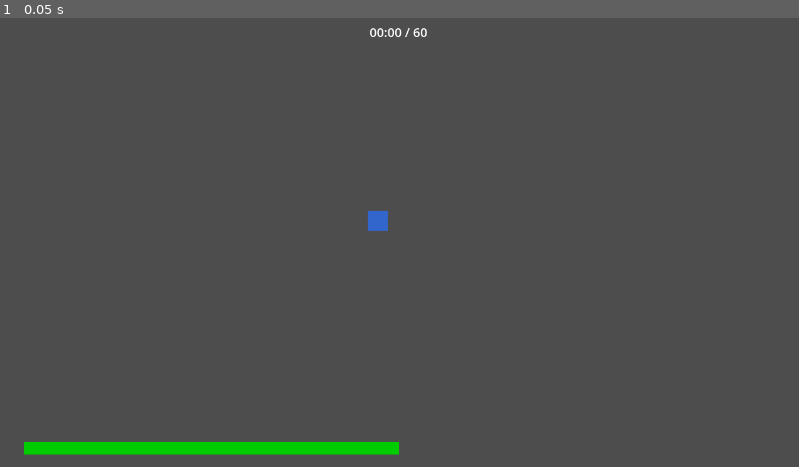
Above: before the commit, frame 1.
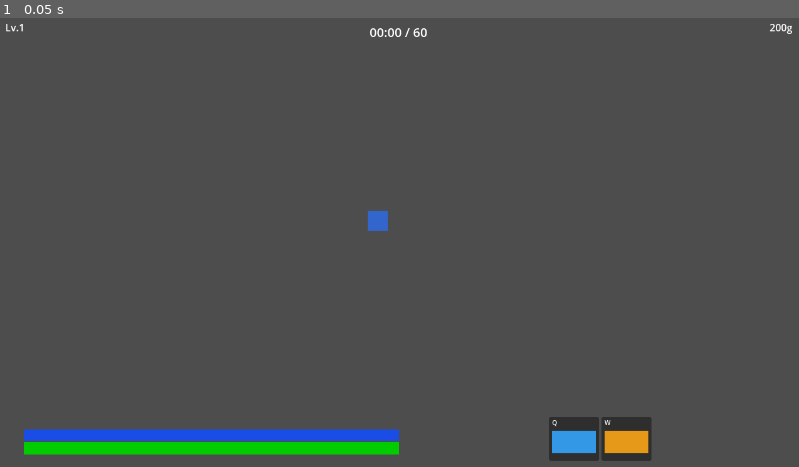
Above: after the commit, the same moment.

Repository: zhistokoepvpp-ctrl/hero-chaos
Game: Godot game, scene res://Scenes/Arena.tscn
Same seed, same stepped clock (60 frames per second), same inputs: the game is played once before the commit and once after it. This scene is started directly instead of the project's main scene.
Inputs:
- Up to frame 1 (0.05 s): no input

The runs differ from the first frame. In frame 1, 2.5% of the frame differs, in the area x 0-100%, y 1-99%.

Commit message:
phase2: hero select + 10 hero scripts (Q/W abilities) + arena HUD

Diff:
--- a/game/Scenes/Arena.tscn
+++ b/game/Scenes/Arena.tscn
@@ -32,6 +32,31 @@
 horizontal_alignment = 1
 theme_override_font_sizes/font_size = 20
 
+[node name="LevelLabel" type="Label" parent="."]
+layout_mode = 0
+offset_left = 10
+offset_top = 5
+offset_right = 200
+offset_bottom = 30
+text = "Lv.1"
+theme_override_font_sizes/font_size = 16
+
+[node name="HpBg" type="ColorRect" parent="."]
+layout_mode = 0
+offset_left = 40
+offset_top = 680
+offset_right = 640
+offset_bottom = 700
+color = Color(0.2, 0.2, 0.2, 1)
+
+[node name="ManaBg" type="ColorRect" parent="."]
+layout_mode = 0
+offset_left = 40
+offset_top = 660
+offset_right = 640
+offset_bottom = 678
+color = Color(0.15, 0.15, 0.2, 1)
+
 [node name="HpBar" type="ColorRect" parent="."]
 layout_mode = 0
 offset_left = 40
@@ -40,11 +65,87 @@
 offset_bottom = 700
 color = Color(0, 0.8, 0, 1)
 
-[node name="HpBg" type="ColorRect" parent="."]
+[node name="ManaBar" type="ColorRect" parent="."]
 layout_mode = 0
 offset_left = 40
-offset_top = 680
+offset_top = 660
 offset_right = 640
-offset_bottom = 700
-color = Color(0.2, 0.2, 0.2, 1)
+offset_bottom = 678
+color = Color(0.1, 0.3, 0.9, 1)
+
+[node name="AbilityBox" type="HBoxContainer" parent="."]
+layout_mode = 0
+offset_left = 880
+offset_top = 640
+offset_right = 1240
+offset_bottom = 710
+
+[node name="QPanel" type="Panel" parent="AbilityBox"]
+custom_minimum_size = Vector2i(80, 60)
+size = Vector2i(80, 60)
+
+[node name="QLabel" type="Label" parent="AbilityBox/QPanel"]
+layout_mode = 0
+offset_left = 5
+offset_top = 2
+offset_right = 75
+offset_bottom = 22
+text = "Q"
+theme_override_font_sizes/font_size = 10
+
+[node name="QCooldownBar" type="ColorRect" parent="AbilityBox/QPanel"]
+layout_mode = 0
+offset_left = 5
+offset_top = 22
+offset_right = 75
+offset_bottom = 58
+color = Color(0.2, 0.6, 0.9, 1)
+
+[node name="QCooldownBg" type="ColorRect" parent="AbilityBox/QPanel"]
+layout_mode = 0
+offset_left = 5
+offset_top = 22
+offset_right = 75
+offset_bottom = 58
+color = Color(0.1, 0.1, 0.1, 1)
 show_behind_parent = true
+
+[node name="WPanel" type="Panel" parent="AbilityBox"]
+custom_minimum_size = Vector2i(80, 60)
+size = Vector2i(80, 60)
+
+[node name="WLabel" type="Label" parent="AbilityBox/WPanel"]
+layout_mode = 0
+offset_left = 5
+offset_top = 2
+offset_right = 75
+offset_bottom = 22
+text = "W"
+theme_override_font_sizes/font_size = 10
+
+[node name="WCooldownBar" type="ColorRect" parent="AbilityBox/WPanel"]
+layout_mode = 0
+offset_left = 5
+offset_top = 22
+offset_right = 75
+offset_bottom = 58
+color = Color(0.9, 0.6, 0.1, 1)
+
+[node name="WCooldownBg" type="ColorRect" parent="AbilityBox/WPanel"]
+layout_mode = 0
+offset_left = 5
+offset_top = 22
+offset_right = 75
+offset_bottom = 58
+color = Color(0.1, 0.1, 0.1, 1)
+show_behind_parent = true
+
+[node name="GoldLabel" type="Label" parent="."]
+layout_mode = 0
+offset_left = 1180
+offset_top = 5
+offset_right = 1270
+offset_bottom = 30
+text = "200g"
+horizontal_alignment = 2
+theme_override_font_sizes/font_size = 16
--- /dev/null
+++ b/game/Scenes/HeroSelect.tscn
@@ -0,0 +1,86 @@
+[gd_scene load_steps=2 format=3]
+
+[ext_resource type="Script" path="res://Scripts/UI/HeroSelectUI.gd" id="1"]
+
+[node name="HeroSelect" type="Control"]
+layout_mode = 3
+anchors_preset = 0
+size = Vector2i(1280, 720)
+script = ExtResource("1")
+
+[node name="TitleLabel" type="Label" parent="."]
+layout_mode = 0
+offset_left = 440
+offset_top = 20
+offset_right = 840
+offset_bottom = 60
+text = "SELECT YOUR HERO"
+horizontal_alignment = 1
+theme_override_font_sizes/font_size = 24
+
+[node name="TimerLabel" type="Label" parent="."]
+layout_mode = 0
+offset_left = 600
+offset_top = 70
+offset_right = 680
+offset_bottom = 110
+text = "30"
+horizontal_alignment = 1
+theme_override_font_sizes/font_size = 28
+
+[node name="HeroGrid" type="GridContainer" parent="."]
+layout_mode = 0
+offset_left = 40
+offset_top = 130
+offset_right = 840
+offset_bottom = 610
+columns = 5
+
+[node name="InfoPanel" type="Panel" parent="."]
+layout_mode = 0
+offset_left = 860
+offset_top = 130
+offset_right = 1240
+offset_bottom = 610
+
+[node name="SelectedName" type="Label" parent="InfoPanel"]
+layout_mode = 0
+offset_left = 20
+offset_top = 20
+offset_right = 360
+offset_bottom = 60
+text = ""
+theme_override_font_sizes/font_size = 22
+
+[node name="SelectedRole" type="Label" parent="InfoPanel"]
+layout_mode = 0
+offset_left = 20
+offset_top = 70
+offset_right = 360
+offset_bottom = 100
+text = ""
+
+[node name="StatsLabel" type="Label" parent="InfoPanel"]
+layout_mode = 0
+offset_left = 20
+offset_top = 120
+offset_right = 360
+offset_bottom = 300
+text = ""
+
+[node name="AbilityLabel" type="Label" parent="InfoPanel"]
+layout_mode = 0
+offset_left = 20
+offset_top = 310
+offset_right = 360
+offset_bottom = 430
+text = ""
+theme_override_font_sizes/font_size = 14
+
+[node name="BtnConfirm" type="Button" parent="."]
+layout_mode = 0
+offset_left = 540
+offset_top = 640
+offset_right = 740
+offset_bottom = 690
+text = "CONFIRM"
--- a/game/Scripts/Global/HeroDatabase.gd
+++ b/game/Scripts/Global/HeroDatabase.gd
@@ -15,7 +15,8 @@
 		"attack_range": 150.0,
 		"description": "Ближний боец с высоким HP и защитой. Q: рывок к врагу. W: щит.",
 		"q_name": "Charge", "q_desc": "Рывок к врагу с уроном + оглушение",
-		"w_name": "Shield", "w_desc": "Поглощающий щит на 3 сек"
+		"w_name": "Shield", "w_desc": "Поглощающий щит на 3 сек",
+		"q_cooldown": 8.0, "w_cooldown": 12.0, "q_mana": 30, "w_mana": 50
 	}
 	heroes[Constants.HeroType.ARCHER] = {
 		"name": "Archer",
@@ -26,7 +27,8 @@
 		"attack_range": 500.0,
 		"description": "Дальний боец с высокой скоростью атаки. Q: град стрел. W: метка урона.",
 		"q_name": "Arrow Volley", "q_desc": "3 быстрые стрелы",
-		"w_name": "Mark", "w_desc": "Цель получает +25% урона"
+		"w_name": "Mark", "w_desc": "Цель получает +25% урона",
+		"q_cooldown": 6.0, "w_cooldown": 10.0, "q_mana": 25, "w_mana": 40
 	}
 	heroes[Constants.HeroType.MAGE] = {
 		"name": "Mage",
@@ -37,7 +39,8 @@
 		"attack_range": 400.0,
 		"description": "Маг с мощными AoE-атаками. Q: огненный шар (взрыв). W: магический щит.",
 		"q_name": "Fireball", "q_desc": "Огненный шар с AoE взрывом",
-		"w_name": "Arcane Barrier", "w_desc": "Магический щит, поглощающий урон"
+		"w_name": "Arcane Barrier", "w_desc": "Магический щит, поглощающий урон",
+		"q_cooldown": 7.0, "w_cooldown": 15.0, "q_mana": 40, "w_mana": 60
 	}
 	heroes[Constants.HeroType.ASSASSIN] = {
 		"name": "Assassin",
@@ -48,7 +51,8 @@
 		"attack_range": 150.0,
 		"description": "Скрытный убийца с высоким критом. Q: рывок в тени. W: яд.",
 		"q_name": "Shadow Strike", "q_desc": "Рывок к цели с крит. ударом",
-		"w_name": "Poison Blade", "w_desc": "Отравляет цель, нанося периодический урон"
+		"w_name": "Poison Blade", "w_desc": "Отравляет цель, нанося периодический урон",
+		"q_cooldown": 6.0, "w_cooldown": 9.0, "q_mana": 25, "w_mana": 35
 	}
 	heroes[Constants.HeroType.PALADIN] = {
 		"name": "Paladin",
@@ -59,7 +63,8 @@
 		"attack_range": 150.0,
 		"description": "Святой рыцарь с лечением и баффами. Q: исцеление. W: благословение.",
 		"q_name": "Holy Light", "q_desc": "Исцеляет союзника или себя",
-		"w_name": "Blessing", "w_desc": "Повышает броню и регенерацию"
+		"w_name": "Blessing", "w_desc": "Повышает броню и регенерацию",
+		"q_cooldown": 10.0, "w_cooldown": 20.0, "q_mana": 35, "w_mana": 50
 	}
 	heroes[Constants.HeroType.NECROMANCER] = {
 		"name": "Necromancer",
@@ -70,7 +75,8 @@
 		"attack_range": 400.0,
 		"description": "Некромант, призывающий скелетов. Q: призыв скелета. W: порча.",
 		"q_name": "Summon Skeleton", "q_desc": "Призывает скелета-воина на 10 сек",
-		"w_name": "Curse", "w_desc": "Проклинает врага, снижая его броню"
+		"w_name": "Curse", "w_desc": "Проклинает врага, снижая его броню",
+		"q_cooldown": 12.0, "w_cooldown": 8.0, "q_mana": 45, "w_mana": 30
 	}
 	heroes[Constants.HeroType.BERSERKER] = {
 		"name": "Berserker",
@@ -81,7 +87,8 @@
 		"attack_range": 150.0,
 		"description": "Берсерк с бешенством. Q: топот (AoE станы). W: берсерк (+скорость).",
 		"q_name": "Stomp", "q_desc": "Топот, оглушающий врагов в радиусе",
-		"w_name": "Berserk", "w_desc": "Увеличивает скорость атаки и передвижения"
+		"w_name": "Berserk", "w_desc": "Увеличивает скорость атаки и передвижения",
+		"q_cooldown": 10.0, "w_cooldown": 18.0, "q_mana": 20, "w_mana": 30
 	}
 	heroes[Constants.HeroType.SHAMAN] = {
 		"name": "Shaman",
@@ -92,7 +99,8 @@
 		"attack_range": 450.0,
 		"description": "Шаман с элементальной магией. Q: цепная молния. W: тотем исцеления.",
 		"q_name": "Chain Lightning", "q_desc": "Молния, прыгающая между врагами",
-		"w_name": "Healing Totem", "w_desc": "Ставит тотем, исцеляющий союзников"
+		"w_name": "Healing Totem", "w_desc": "Ставит тотем, исцеляющий союзников",
+		"q_cooldown": 7.0, "w_cooldown": 14.0, "q_mana": 35, "w_mana": 55
 	}
 	heroes[Constants.HeroType.GUNSLINGER] = {
 		"name": "Gunslinger",
@@ -103,7 +111,8 @@
 		"attack_range": 500.0,
 		"description": "Стрелок с акробатикой. Q: быстрый выстрел. W: сальто рывок.",
 		"q_name": "Quick Shot", "q_desc": "Быстрый выстрел с повышенным критом",
-		"w_name": "Flip", "w_desc": "Рывок в направлении курсора"
+		"w_name": "Flip", "w_desc": "Рывок в направлении курсора",
+		"q_cooldown": 4.0, "w_cooldown": 10.0, "q_mana": 20, "w_mana": 35
 	}
 	heroes[Constants.HeroType.SPELLBLADE] = {
 		"name": "Spellblade",
@@ -114,7 +123,8 @@
 		"attack_range": 150.0,
 		"description": "Маг-мечник с зачарованным клинком. Q: магический удар. W: телепорт.",
 		"q_name": "Magic Blade", "q_desc": "Удар с дополнительным магическим уроном",
-		"w_name": "Blink", "w_desc": "Телепортация на небольшое расстояние"
+		"w_name": "Blink", "w_desc": "Телепортация на небольшое расстояние",
+		"q_cooldown": 5.0, "w_cooldown": 10.0, "q_mana": 30, "w_mana": 45
 	}
 
 func get_hero(type: int) -> Dictionary:
@@ -128,3 +138,17 @@
 
 func get_starting_armor(hero_data: Dictionary) -> float:
 	return hero_data.base_agi * Constants.ARMOR_PER_AGI
+
+func get_hero_script_path(h_type: int) -> String:
+	match h_type:
+		Constants.HeroType.WARRIOR: return "res://Scripts/Heroes/HeroWarrior.gd"
+		Constants.HeroType.ARCHER: return "res://Scripts/Heroes/HeroArcher.gd"
+		Constants.HeroType.MAGE: return "res://Scripts/Heroes/HeroMage.gd"
+		Constants.HeroType.ASSASSIN: return "res://Scripts/Heroes/HeroAssassin.gd"
+		Constants.HeroType.PALADIN: return "res://Scripts/Heroes/HeroPaladin.gd"
+		Constants.HeroType.NECROMANCER: return "res://Scripts/Heroes/HeroNecromancer.gd"
+		Constants.HeroType.BERSERKER: return "res://Scripts/Heroes/HeroBerserker.gd"
+		Constants.HeroType.SHAMAN: return "res://Scripts/Heroes/HeroShaman.gd"
+		Constants.HeroType.GUNSLINGER: return "res://Scripts/Heroes/HeroGunslinger.gd"
+		Constants.HeroType.SPELLBLADE: return "res://Scripts/Heroes/HeroSpellblade.gd"
+		_: return "res://Scripts/Heroes/HeroWarrior.gd"
--- /dev/null
+++ b/game/Scripts/Heroes/HeroArcher.gd
@@ -0,0 +1,14 @@
+extends HeroBase
+
+func _init():
+	hero_type = Constants.HeroType.ARCHER
+	cooldown_q_max = 6.0
+	cooldown_w_max = 10.0
+	mana_cost_q = 25
+	mana_cost_w = 40
+
+func _on_ability_q_used():
+	pass
+
+func _on_ability_w_used():
+	pass
--- /dev/null
+++ b/game/Scripts/Heroes/HeroAssassin.gd
@@ -0,0 +1,14 @@
+extends HeroBase
+
+func _init():
+	hero_type = Constants.HeroType.ASSASSIN
+	cooldown_q_max = 6.0
+	cooldown_w_max = 9.0
+	mana_cost_q = 25
+	mana_cost_w = 35
+
+func _on_ability_q_used():
+	pass
+
+func _on_ability_w_used():
+	pass
--- /dev/null
+++ b/game/Scripts/Heroes/HeroBase.gd
@@ -0,0 +1,80 @@
+extends Node
+class_name HeroBase
+
+var hero_type: int = Constants.HeroType.WARRIOR
+var player_data: PlayerData = null
+
+var cooldown_q: float = 0.0
+var cooldown_w: float = 0.0
+var cooldown_q_max: float = 5.0
+var cooldown_w_max: float = 8.0
+var mana_cost_q: int = 30
+var mana_cost_w: int = 50
+var q_ready: bool = true
+var w_ready: bool = true
+
+func _ready():
+	var data = HeroDatabase.get_hero(hero_type)
+	if data.has("q_cooldown"): cooldown_q_max = data.q_cooldown
+	if data.has("w_cooldown"): cooldown_w_max = data.w_cooldown
+	if data.has("q_mana"): mana_cost_q = data.q_mana
+	if data.has("w_mana"): mana_cost_w = data.w_mana
+
+func _process(delta):
+	if not q_ready:
+		cooldown_q -= delta
+		if cooldown_q <= 0:
+			cooldown_q = 0
+			q_ready = true
+	if not w_ready:
+		cooldown_w -= delta
+		if cooldown_w <= 0:
+			cooldown_w = 0
+			w_ready = true
+
+func can_cast_q() -> bool:
+	return q_ready and player_data != null and player_data.get_mana() >= mana_cost_q
+
+func can_cast_w() -> bool:
+	return w_ready and player_data != null and player_data.get_mana() >= mana_cost_w
+
+func use_mana(amount: int) -> bool:
+	if player_data == null or player_data.get_mana() < amount:
+		return false
+	return true
+
+func ability_q():
+	if not can_cast_q():
+		return
+	q_ready = false
+	cooldown_q = cooldown_q_max
+	_on_ability_q_used()
+
+func ability_w():
+	if not can_cast_w():
+		return
+	w_ready = false
+	cooldown_w = cooldown_w_max
+	_on_ability_w_used()
+
+func _on_ability_q_used():
+	pass
+
+func _on_ability_w_used():
+	pass
+
+func get_q_progress() -> float:
+	if q_ready:
+		return 1.0
+	return 1.0 - (cooldown_q / cooldown_q_max)
+
+func get_w_progress() -> float:
+	if w_ready:
+		return 1.0
+	return 1.0 - (cooldown_w / cooldown_w_max)
+
+func get_ability_q_name() -> String:
+	return HeroDatabase.get_hero(hero_type).get("q_name", "Q")
+
+func get_ability_w_name() -> String:
+	return HeroDatabase.get_hero(hero_type).get("w_name", "W")
--- /dev/null
+++ b/game/Scripts/Heroes/HeroBerserker.gd
@@ -0,0 +1,14 @@
+extends HeroBase
+
+func _init():
+	hero_type = Constants.HeroType.BERSERKER
+	cooldown_q_max = 10.0
+	cooldown_w_max = 18.0
+	mana_cost_q = 20
+	mana_cost_w = 30
+
+func _on_ability_q_used():
+	pass
+
+func _on_ability_w_used():
+	pass
--- /dev/null
+++ b/game/Scripts/Heroes/HeroGunslinger.gd
@@ -0,0 +1,14 @@
+extends HeroBase
+
+func _init():
+	hero_type = Constants.HeroType.GUNSLINGER
+	cooldown_q_max = 4.0
+	cooldown_w_max = 10.0
+	mana_cost_q = 20
+	mana_cost_w = 35
+
+func _on_ability_q_used():
+	pass
+
+func _on_ability_w_used():
+	pass
--- /dev/null
+++ b/game/Scripts/Heroes/HeroMage.gd
@@ -0,0 +1,14 @@
+extends HeroBase
+
+func _init():
+	hero_type = Constants.HeroType.MAGE
+	cooldown_q_max = 7.0
+	cooldown_w_max = 15.0
+	mana_cost_q = 40
+	mana_cost_w = 60
+
+func _on_ability_q_used():
+	pass
+
+func _on_ability_w_used():
+	pass
--- /dev/null
+++ b/game/Scripts/Heroes/HeroNecromancer.gd
@@ -0,0 +1,14 @@
+extends HeroBase
+
+func _init():
+	hero_type = Constants.HeroType.NECROMANCER
+	cooldown_q_max = 12.0
+	cooldown_w_max = 8.0
+	mana_cost_q = 45
+	mana_cost_w = 30
+
+func _on_ability_q_used():
+	pass
+
+func _on_ability_w_used():
+	pass
--- /dev/null
+++ b/game/Scripts/Heroes/HeroPaladin.gd
@@ -0,0 +1,14 @@
+extends HeroBase
+
+func _init():
+	hero_type = Constants.HeroType.PALADIN
+	cooldown_q_max = 10.0
+	cooldown_w_max = 20.0
+	mana_cost_q = 35
+	mana_cost_w = 50
+
+func _on_ability_q_used():
+	pass
+
+func _on_ability_w_used():
+	pass
--- /dev/null
+++ b/game/Scripts/Heroes/HeroShaman.gd
@@ -0,0 +1,14 @@
+extends HeroBase
+
+func _init():
+	hero_type = Constants.HeroType.SHAMAN
+	cooldown_q_max = 7.0
+	cooldown_w_max = 14.0
+	mana_cost_q = 35
+	mana_cost_w = 55
+
+func _on_ability_q_used():
+	pass
+
+func _on_ability_w_used():
+	pass
--- /dev/null
+++ b/game/Scripts/Heroes/HeroSpellblade.gd
@@ -0,0 +1,14 @@
+extends HeroBase
+
+func _init():
+	hero_type = Constants.HeroType.SPELLBLADE
+	cooldown_q_max = 5.0
+	cooldown_w_max = 10.0
+	mana_cost_q = 30
+	mana_cost_w = 45
+
+func _on_ability_q_used():
+	pass
+
+func _on_ability_w_used():
+	pass
--- /dev/null
+++ b/game/Scripts/Heroes/HeroWarrior.gd
@@ -0,0 +1,14 @@
+extends HeroBase
+
+func _init():
+	hero_type = Constants.HeroType.WARRIOR
+	cooldown_q_max = 8.0
+	cooldown_w_max = 12.0
+	mana_cost_q = 30
+	mana_cost_w = 50
+
+func _on_ability_q_used():
+	pass
+
+func _on_ability_w_used():
+	pass
--- a/game/Scripts/UI/ArenaUI.gd
+++ b/game/Scripts/UI/ArenaUI.gd
@@ -1,30 +1,69 @@
 extends Control
 
 @onready var arena_view: Node2D = $ArenaView
-@onready var hero: ColorRect = $ArenaView/Hero
+@onready var hero_rect: ColorRect = $ArenaView/Hero
 @onready var target_pos: ColorRect = $ArenaView/TargetPos
 @onready var timer_label: Label = $TimerLabel
+@onready var level_label: Label = $LevelLabel
 @onready var hp_bar: ColorRect = $HpBar
+@onready var mana_bar: ColorRect = $ManaBar
+@onready var hp_bg: ColorRect = $HpBg
+@onready var mana_bg: ColorRect = $ManaBg
+@onready var q_label: Label = $AbilityBox/QPanel/QLabel
+@onready var w_label: Label = $AbilityBox/WPanel/WLabel
+@onready var q_cooldown_bar: ColorRect = $AbilityBox/QPanel/QCooldownBar
+@onready var w_cooldown_bar: ColorRect = $AbilityBox/WPanel/WCooldownBar
+@onready var q_cooldown_bg: ColorRect = $AbilityBox/QPanel/QCooldownBg
+@onready var w_cooldown_bg: ColorRect = $AbilityBox/WPanel/WCooldownBg
+@onready var gold_label: Label = $GoldLabel
 
+var _hero: HeroBase = null
 var _move_target: Vector2 = Vector2.ZERO
 var _is_moving: bool = false
 var _hero_speed: float = 300.0
+var _max_hp: float = 500.0
+var _max_mana: float = 100.0
 
 func _ready():
 	GameManager.phase_changed.connect(_on_phase_changed)
-	if GameManager.players.has(GameManager.local_player_id):
-		var h_type = GameManager.players[GameManager.local_player_id].hero_type
-		_hero_speed = HeroDatabase.get_hero(h_type).base_spd
+	_spawn_hero()
+
+func _spawn_hero():
+	if not GameManager.players.has(GameManager.local_player_id):
+		return
+	var p = GameManager.players[GameManager.local_player_id]
+	var h_type = p.hero_type
+	var path = HeroDatabase.get_hero_script_path(h_type)
+	var HeroScript = load(path)
+	if not HeroScript:
+		return
+	_hero = HeroScript.new()
+	_hero.hero_type = h_type
+	_hero.player_data = p
+	add_child(_hero)
+
+	var data = HeroDatabase.get_hero(h_type)
+	_hero_speed = data.base_spd
+	_max_hp = p.get_hp()
+	_max_mana = p.get_mana()
+
+	q_label.text = "[Q] " + data.get("q_name", "?")
+	w_label.text = "[W] " + data.get("w_name", "?")
 
 func _input(event):
 	if event is InputEventMouseButton and event.button_index == MOUSE_BUTTON_RIGHT and event.pressed:
 		_move_to_mouse()
 
 func _process(delta):
+	if Input.is_action_just_pressed("ability_q") and _hero:
+		_hero.ability_q()
+	if Input.is_action_just_pressed("ability_w") and _hero:
+		_hero.ability_w()
+
 	if _is_moving:
-		var dir = (_move_target - hero.position)
+		var dir = (_move_target - hero_rect.position)
 		if dir.length() > 4:
-			hero.position += dir.normalized() * _hero_speed * delta
+			hero_rect.position += dir.normalized() * _hero_speed * delta
 			target_pos.position = _move_target - Vector2(4, 4)
 			target_pos.visible = true
 		else:
@@ -39,12 +78,34 @@
 	_is_moving = true
 
 func _update_hud(delta):
+	var p = GameManager.players.get(GameManager.local_player_id)
+	if not p:
+		return
+
 	if GameManager._wave_timer > 0:
 		var t = int(GameManager._wave_timer)
 		timer_label.text = "%02d:%02d / 60" % [t / 60, t % 60]
 	elif GameManager._overtime_active:
 		timer_label.text = "OVERTIME"
-		timer_label.modulate = Color.RED
+
+	level_label.text = "Lv.%d" % p.level
+	gold_label.text = "%dg" % p.gold
+
+	var hp = p.get_hp()
+	var mana = p.get_mana()
+	var hp_ratio = clamp(hp / _max_hp, 0.0, 1.0)
+	var mana_ratio = clamp(mana / _max_mana, 0.0, 1.0)
+
+	var hp_w = hp_bg.size.x * hp_ratio
+	var mana_w = mana_bg.size.x * mana_ratio
+	hp_bar.size.x = hp_w
+	mana_bar.size.x = mana_w
+
+	if _hero:
+		var qp = _hero.get_q_progress()
+		var wp = _hero.get_w_progress()
+		q_cooldown_bar.size.x = q_cooldown_bg.size.x * qp
+		w_cooldown_bar.size.x = w_cooldown_bg.size.x * wp
 
 func _on_phase_changed(new_phase: int):
 	if new_phase == Constants.GamePhase.LOBBY:
--- /dev/null
+++ b/game/Scripts/UI/HeroSelectUI.gd
@@ -0,0 +1,110 @@
+extends Control
+
+@onready var timer_label: Label = $TimerLabel
+@onready var hero_grid: GridContainer = $HeroGrid
+@onready var info_panel: Panel = $InfoPanel
+@onready var selected_name: Label = $InfoPanel/SelectedName
+@onready var selected_role: Label = $InfoPanel/SelectedRole
+@onready var stats_label: Label = $InfoPanel/StatsLabel
+@onready var ability_label: Label = $InfoPanel/AbilityLabel
+@onready var btn_confirm: Button = $BtnConfirm
+
+var _selected_type: int = -1
+var _cards: Array = []
+var _timer: float = Constants.HERO_SELECT_TIME
+
+func _ready():
+	btn_confirm.pressed.connect(_on_confirm)
+	GameManager.phase = Constants.GamePhase.HERO_SELECT
+	_populate_grid()
+
+func _process(delta):
+	if GameManager.phase == Constants.GamePhase.HERO_SELECT:
+		_timer -= delta
+		timer_label.text = str(max(0, int(_timer)))
+		if _timer <= 0:
+			_confirm_selection()
+
+func _populate_grid():
+	for h_type in range(Constants.HeroType.size()):
+		var data = HeroDatabase.get_hero(h_type)
+		var card = Panel.new()
+		card.custom_minimum_size = Vector2(140, 160)
+		card.size = Vector2(140, 160)
+
+		var vbox = VBoxContainer.new()
+		vbox.size = Vector2(140, 160)
+		vbox.position = Vector2(5, 5)
+
+		var icon = ColorRect.new()
+		icon.size = Vector2(48, 48)
+		icon.position = Vector2(40, 5)
+		icon.color = _get_hero_color(h_type)
+		vbox.add_child(icon)
+
+		var name_lbl = Label.new()
+		name_lbl.text = data.name
+		name_lbl.horizontal_alignment = 1
+		vbox.add_child(name_lbl)
+
+		var role_lbl = Label.new()
+		role_lbl.text = data.role
+		role_lbl.horizontal_alignment = 1
+		role_lbl.theme_override_font_sizes/font_size = 11
+		vbox.add_child(role_lbl)
+
+		card.add_child(vbox)
+		card.gui_input.connect(_on_card_input.bind(h_type, card))
+
+		_cards.append(card)
+		hero_grid.add_child(card)
+
+func _on_card_input(event: InputEvent, h_type: int, card: Panel):
+	if event is InputEventMouseButton and event.pressed and event.button_index == MOUSE_BUTTON_LEFT:
+		_select_hero(h_type)
+
+func _select_hero(h_type: int):
+	_selected_type = h_type
+	for i in _cards.size():
+		var c = _cards[i] as Panel
+		c.modulate = Color(1, 1, 0.5) if i == h_type else Color.WHITE
+
+	var data = HeroDatabase.get_hero(h_type)
+	selected_name.text = data.get("name", "")
+	selected_role.text = data.get("role", "")
+	stats_label.text = "STR: %d | AGI: %d | INT: %d\nDMG: %d | SPD: %.0f | RNG: %.0f" % [
+		data.base_str, data.base_agi, data.base_int,
+		data.base_dmg, data.base_spd, data.attack_range
+	]
+	ability_label.text = "[Q] %s\n%s\n\n[W] %s\n%s" % [
+		data.get("q_name", "?"), data.get("q_desc", ""),
+		data.get("w_name", "?"), data.get("w_desc", "")
+	]
+
+func _on_confirm():
+	if _selected_type >= 0:
+		_confirm_selection()
+
+func _confirm_selection():
+	if _selected_type < 0:
+		_selected_type = Constants.HeroType.WARRIOR
+
+	var p = GameManager.players[GameManager.local_player_id]
+	p.setup_hero(_selected_type)
+
+	GameManager.start_lobby_phase()
+	get_tree().change_scene_to_file("res://Scenes/Lobby.tscn")
+
+func _get_hero_color(h_type: int) -> Color:
+	match h_type:
+		Constants.HeroType.WARRIOR: return Color(0.7, 0.3, 0.2)
+		Constants.HeroType.ARCHER: return Color(0.2, 0.7, 0.3)
+		Constants.HeroType.MAGE: return Color(0.2, 0.4, 0.8)
+		Constants.HeroType.ASSASSIN: return Color(0.5, 0.2, 0.5)
+		Constants.HeroType.PALADIN: return Color(0.9, 0.8, 0.3)
+		Constants.HeroType.NECROMANCER: return Color(0.3, 0.8, 0.7)
+		Constants.HeroType.BERSERKER: return Color(0.8, 0.2, 0.2)
+		Constants.HeroType.SHAMAN: return Color(0.2, 0.6, 0.4)
+		Constants.HeroType.GUNSLINGER: return Color(0.9, 0.6, 0.1)
+		Constants.HeroType.SPELLBLADE: return Color(0.6, 0.3, 0.8)
+		_: return Color.WHITE
--- a/game/Scripts/UI/MainMenuUI.gd
+++ b/game/Scripts/UI/MainMenuUI.gd
@@ -28,8 +28,8 @@
 	status.text = "Starting server..."
 	if NetworkManager.host_game():
 		status.text = "Server created! Waiting for players..."
-		GameManager.start_lobby_phase()
-		get_tree().change_scene_to_file("res://Scenes/Lobby.tscn")
+		GameManager.phase = Constants.GamePhase.HERO_SELECT
+		get_tree().change_scene_to_file("res://Scenes/HeroSelect.tscn")
 
 func _on_join_toggle():
 	ip_input.visible = not ip_input.visible
@@ -49,8 +49,8 @@
 
 func _on_connected():
 	status.text = "Connected!"
-	GameManager.start_lobby_phase()
-	get_tree().change_scene_to_file("res://Scenes/Lobby.tscn")
+	GameManager.phase = Constants.GamePhase.HERO_SELECT
+	get_tree().change_scene_to_file("res://Scenes/HeroSelect.tscn")
 
 func _on_connection_failed():
 	status.text = "Connection failed! Check IP"
